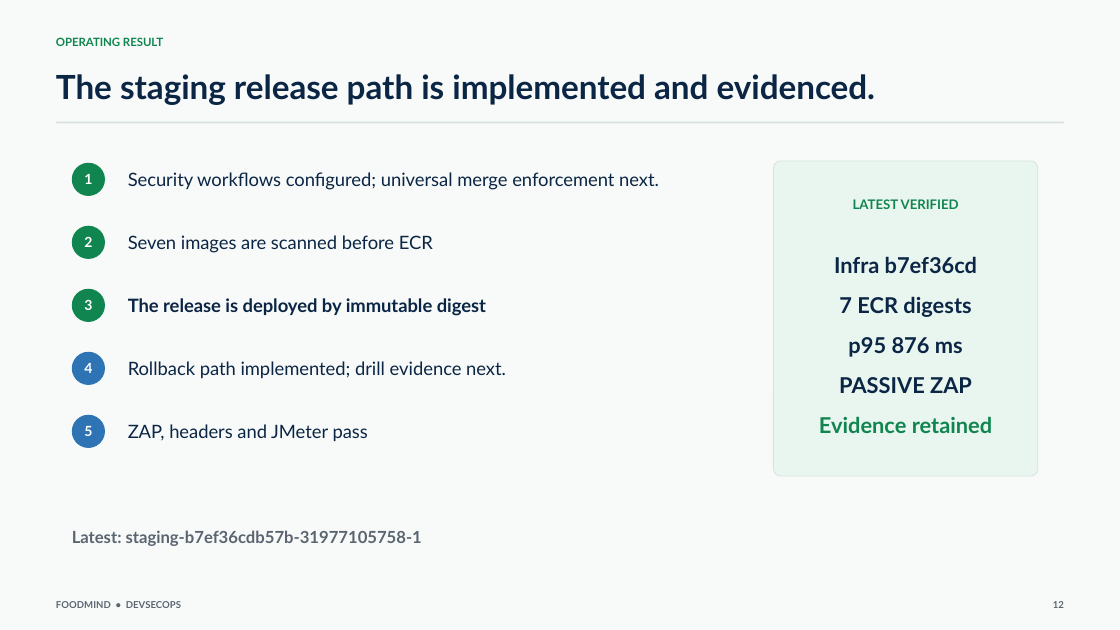
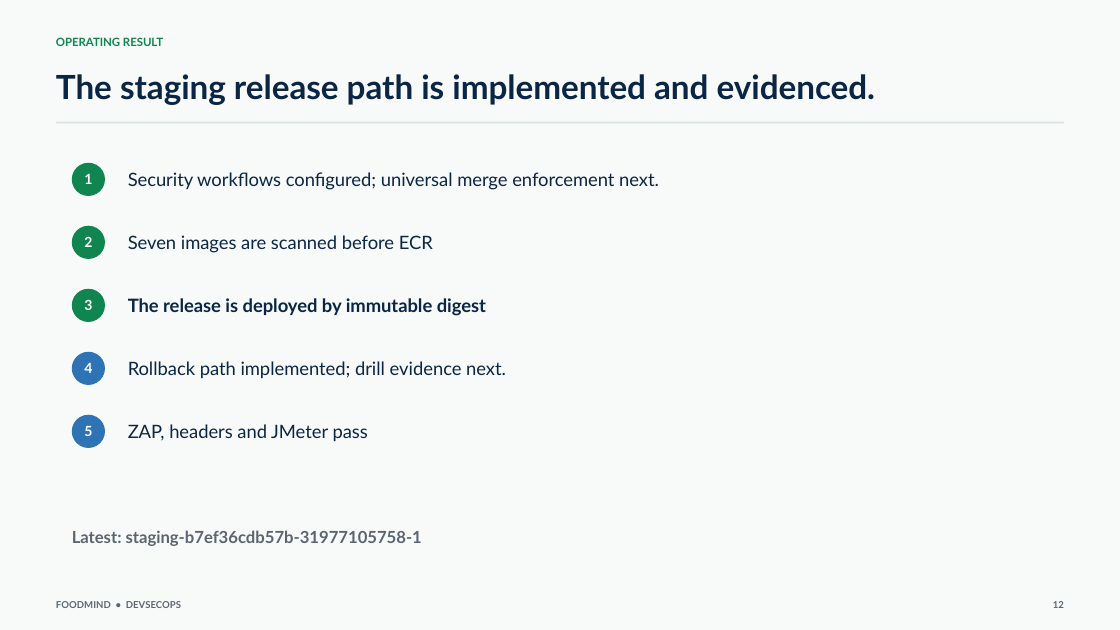
Before and after one commit to foodmind-team/foodmind-docs, a slide deck: slide 9 of presentation/slides/FoodMind-DevSecOps-Presentation-v4.pptx (slide 12 before the commit). Drawn at 1120x630 pixels with LibreOffice and Linux fonts; fonts in the diff are those of the drawing. Boxes give left, top, right and bottom in pixels: in the first picture for what was removed or moved away, otherwise in the second. Text is boxed around its words. In the diff, an @@ line names an element or a change of style, - is before the commit and + after.

Commit message:
ppt

```diff
--- a/presentation/slides/FoodMind-DevSecOps-Presentation-v4.pptx
+++ b/presentation/slides/FoodMind-DevSecOps-Presentation-v4.pptx
@@ rounded rectangle removed at box(774, 161, 1038, 476) @@
@@ text removed at box(853, 199, 959, 209) @@
-LATEST VERIFIED
@@ text removed at box(834, 256, 977, 273) @@
-Infra b7ef36cd
@@ text removed at box(839, 296, 971, 317) @@
-7 ECR digests
@@ text removed at box(848, 337, 963, 357) @@
-p95 876 ms
@@ text removed at box(839, 377, 972, 393) @@
-PASSIVE ZAP
@@ text removed at box(819, 416, 992, 433) @@
-Evidence retained
```
Also in this commit, not shown: 6 other slides changed, 3 slides removed.
